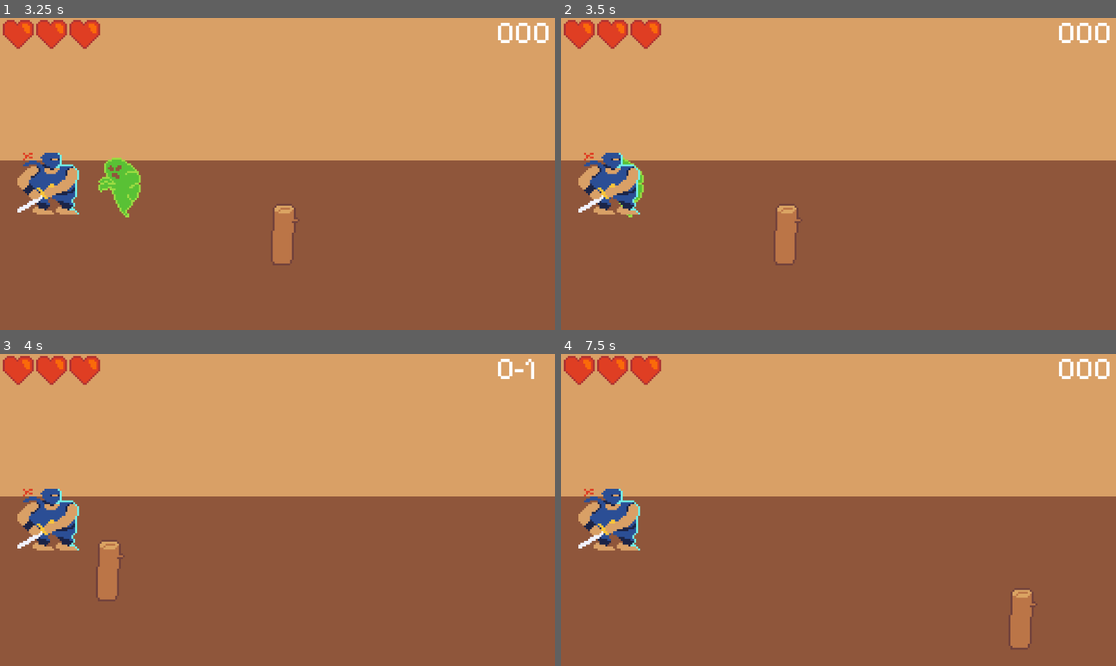
Above: before the commit, frames 1-4 (two rows, left to right).
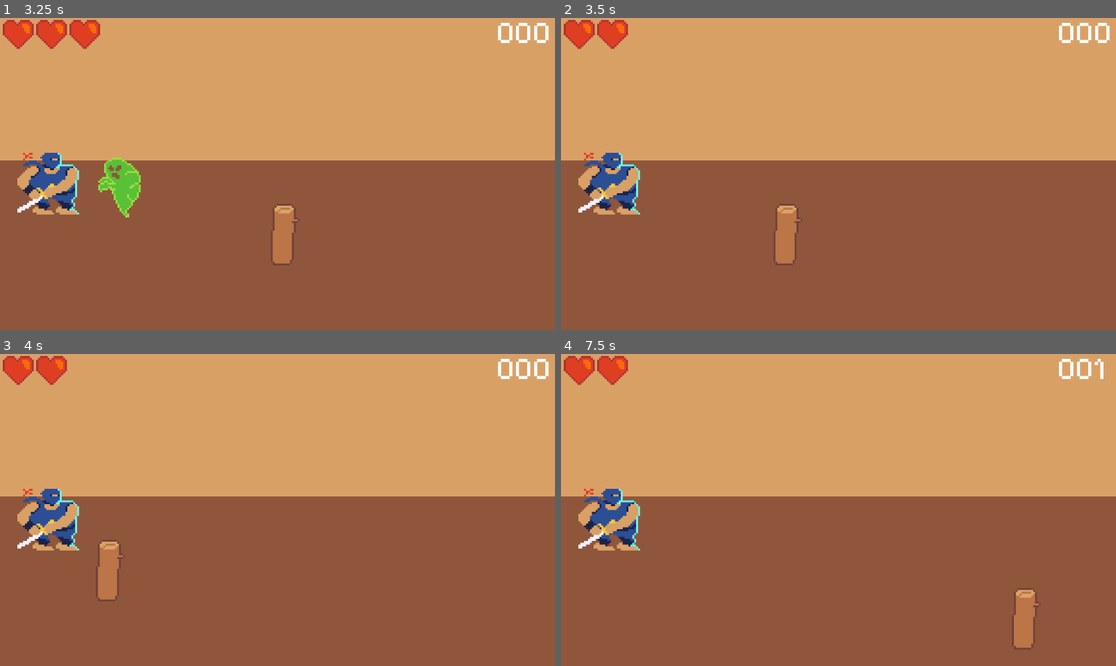
Above: after the commit, the same moments.

Repository: zdicken/CarJam
Game: Godot game, scene res://scenes/title.tscn
The game is run twice, just before and just after one commit, with the same random seed, the same clock (stepped at 60 frames per second) and the same inputs.
Inputs:
- Up to frame 1 (3.25 s): click "GO" at 0.5 s; tap Enter at 1.25 s; hold W (up) 1.28-2.03 s; hold S (down) 2.03-2.78 s; hold W (up) from 2.78 s (still down)
- Up to frame 2 (3.5 s): keep holding W (up)
- Up to frame 3 (4 s): keep holding W (up)
- Up to frame 4 (7.5 s): release W (up) at 4.28 s; hold S (down) 4.28-6.53 s; tap Space at 5, 6.5 s; tap Enter at 5.75 s; hold W (up) from 6.53 s (still down)

Frame 1 is identical in both runs. In frame 2, 0.5% of the frame differs, in the area x 10-19%, y 0-64%; in frame 3, 0.6%; in frame 4, 0.9%, in the area x 12-99%, y 0-95%.

Commit message:
everything is great

Diff:
--- a/scenes/enemy.tscn
+++ b/scenes/enemy.tscn
@@ -17,3 +17,5 @@
 [node name="CollisionShape2D" type="CollisionShape2D" parent="."]
 position = Vector2(-3.96875, 0.5)
 shape = SubResource("RectangleShape2D_m0g1u")
+
+[connection signal="body_entered" from="." to="." method="_on_body_entered"]
--- a/scripts/GameController.gd
+++ b/scripts/GameController.gd
@@ -35,12 +35,17 @@
 		lives += change
 		if(change <= 0):
 			speed = DEFAULT_SPEED
-		for i in livesUI.get_children():
-			for j in 3 - lives:
-				livesUI.get_child(j).visible = false
+		if(lives > 3):
+			lives = 3
+		for j in 3:
+			livesUI.get_child(j).visible = true
+		for j in 3 - lives:
+			livesUI.get_child(j).visible = false
 
 func changeScore(change):
 	score += change
+	if(score < 0):
+		score = 0
 	var textScore = str(score)
 	while(textScore.length() < 3):
 		textScore = "0" + textScore
